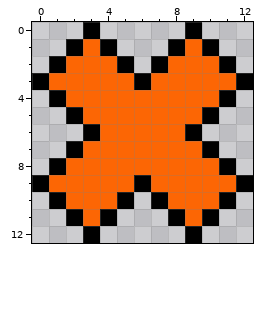
Pixel-art sprite, stored at img/orgx.gif. That is the earlier state.
The file is 13x13 pixels. Colours within 5 levels of each other are drawn and written as one.
New version:
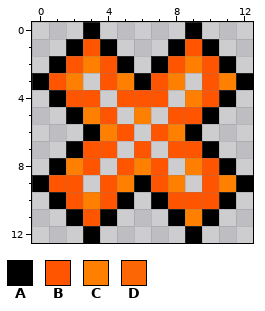
Palette (. is transparent): A #000000  B #ff5500  C #ff8000  D #fc6604
Diff:
@@ x 0..12 @@
  0 ...A.....A...
- 1 ..ADA...ADA..
- 2 .ADDDA.ADDDA.
- 3 ADDDDDADDDDDA
- 4 .ADDDDDDDDDA.
- 5 ..ADDDDDDDA..
- 6 ...ADDDDDA...
- 7 ..ADDDDDDDA..
- 8 .ADDDDDDDDDA.
- 9 ADDDDDADDDDDA
-10 .ADDDA.ADDDA.
-11 ..ADA...ADA..
+ 1 ..ABA...ABA..
+ 2 .ABCBA.ABCBA.
+ 3 ABC.BCABC.BCA
+ 4 .ABB.BBB.CBA.
+ 5 ..ACB.C.BBA..
+ 6 ...ACB.BCA...
+ 7 ..ABB.B.BBA..
+ 8 .ACB.BCB.CBA.
+ 9 ABB.BCABC.BCA
+10 .ABCBA.ABBBA.
+11 ..ABA...ACA..
 12 ...A.....A...
